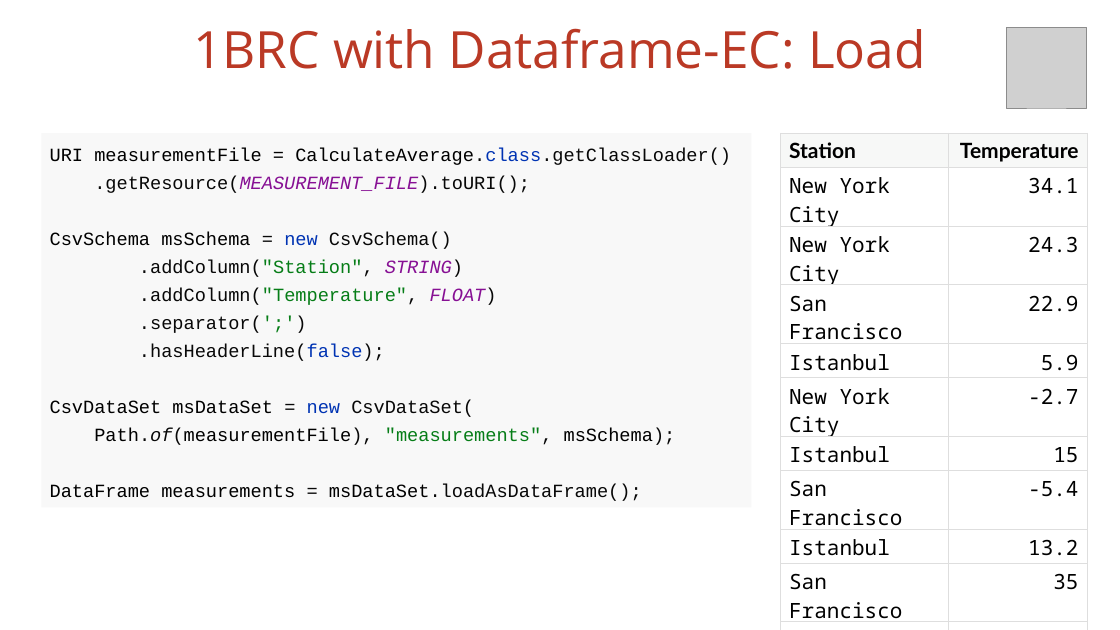
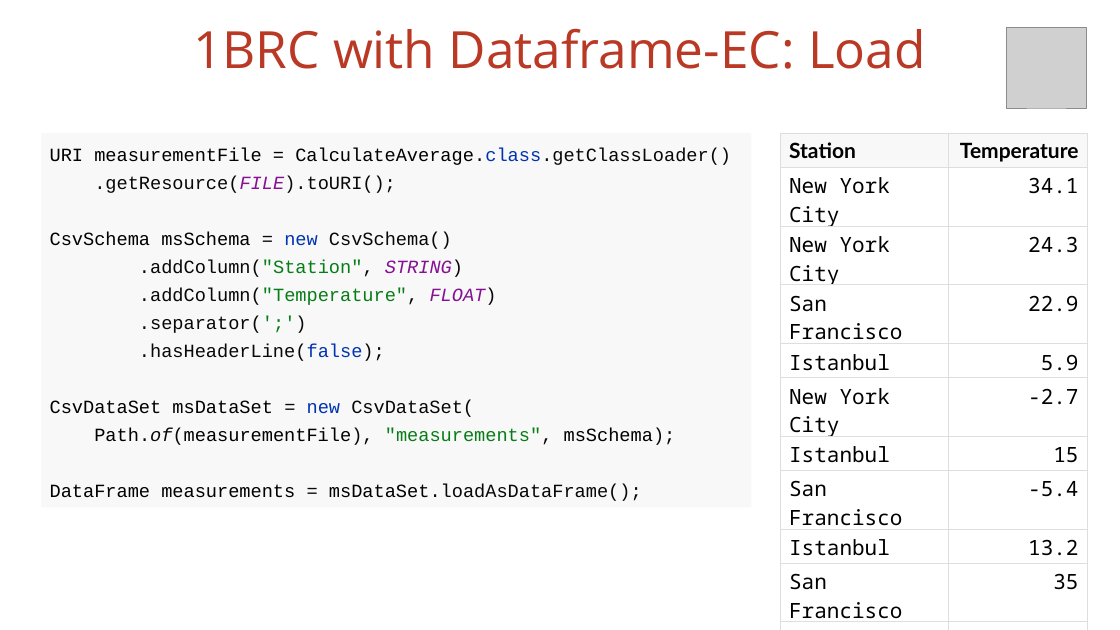
Before and after one commit to vmzakharov/missing-dataframe-talk, a slide deck: slide 18 of presentation/Missing_Dataframe_Long.pptx. Drawn at 1120x630 pixels with LibreOffice and Linux fonts; fonts in the diff are those of the drawing; grey boxes stand for pictures. Boxes give left, top, right and bottom in pixels: in the first picture for what was removed or moved away, otherwise in the second. Text is boxed around its words. In the diff, an @@ line names an element or a change of style, - is before the commit and + after.

```diff
--- a/presentation/Missing_Dataframe_Long.pptx
+++ b/presentation/Missing_Dataframe_Long.pptx
@@ text in rectangle at box(94, 176, 396, 193): text changed @@
-.getResource(MEASUREMENT_FILE).toURI();
+.getResource(FILE).toURI();
```
Also in this commit, not shown: 7 other slides changed, 2 slides added, 1 slide removed, 1 other file.
